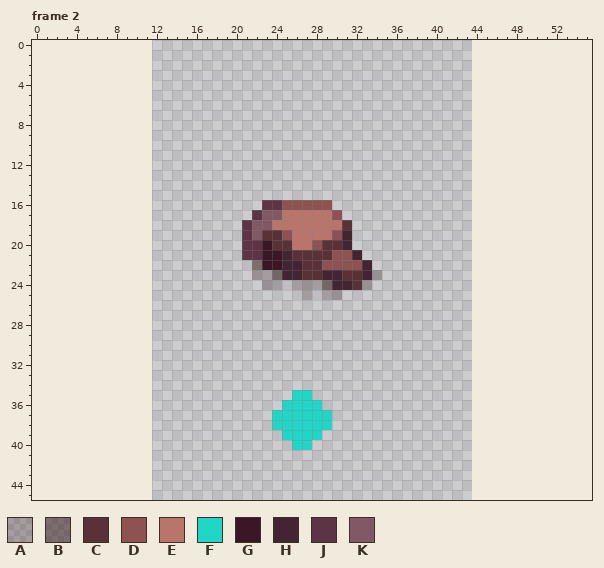
Edited in one commit: pixel-art file (assets/Uniques/AnimateRock.ase). Above is the file before it was changed.
32x48 pixels, 11 frames. Shown: frame 2. The old version is drawn lined up with the new one, on the new canvas. The commit also changed other frames, which this record leaves out.
Palette (. is transparent): A #1e00003c  B #20000078  C #5b3138  D #8e5252  E #ba756a  F #20d6c7  G #3b1725  H #422433  J #5d3445  K #815965
Once edited:
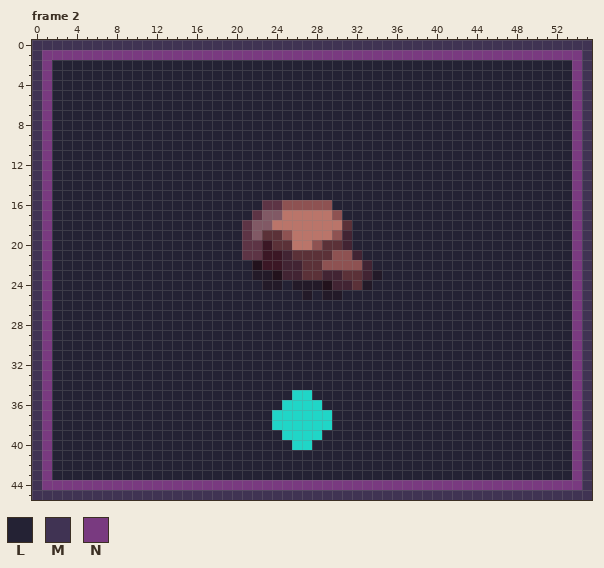
Colours new in this view: L #242234  M #403353  N #793a80
The commit says: Adds more animateable tree/rock files. Adds dual-build (web/desktop).
From old to new:
canvas 32x48 -> 56x46, the old top-left corner now at 12,0 (the part of the old canvas that was cut away was empty and is not shown)
colour A: #1e00003c -> #231a28
colour B: #20000078 -> #22121c
Frame 2:
y 0: x 0..55 ........................................................ -> MMMMMMMMMMMMMMMMMMMMMMMMMMMMMMMMMMMMMMMMMMMMMMMMMMMMMMMM
y 1: x 0..55 ........................................................ -> MNNNNNNNNNNNNNNNNNNNNNNNNNNNNNNNNNNNNNNNNNNNNNNNNNNNNNNM
y 2..15: x 0..55 ........................................................ -> MNLLLLLLLLLLLLLLLLLLLLLLLLLLLLLLLLLLLLLLLLLLLLLLLLLLLLNM
y 16: x 0..22 ....................... -> MNLLLLLLLLLLLLLLLLLLLLL; x 30..55 .......................... -> LLLLLLLLLLLLLLLLLLLLLLLLNM
y 17: x 0..21 ...................... -> MNLLLLLLLLLLLLLLLLLLLL; x 31..55 ......................... -> LLLLLLLLLLLLLLLLLLLLLLLNM
y 18..20: x 0..20 ..................... -> MNLLLLLLLLLLLLLLLLLLL; x 32..55 ........................ -> LLLLLLLLLLLLLLLLLLLLLLNM
y 21: x 0..20 ..................... -> MNLLLLLLLLLLLLLLLLLLL; x 33..55 ....................... -> LLLLLLLLLLLLLLLLLLLLLNM
y 22: x 0..21 ...................... -> MNLLLLLLLLLLLLLLLLLLLL; x 34..55 ...................... -> LLLLLLLLLLLLLLLLLLLLNM
y 23: x 0..21 ...................... -> MNLLLLLLLLLLLLLLLLLLLL; x 35..55 ..................... -> LLLLLLLLLLLLLLLLLLLNM
y 24: x 0..22 ....................... -> MNLLLLLLLLLLLLLLLLLLLLL; x 25 . -> L; x 34..55 ...................... -> LLLLLLLLLLLLLLLLLLLLNM
y 25: x 0..26 ........................... -> MNLLLLLLLLLLLLLLLLLLLLLLLLL; x 28 . -> L; x 31..55 ......................... -> LLLLLLLLLLLLLLLLLLLLLLLNM
y 26..34: x 0..55 ........................................................ -> MNLLLLLLLLLLLLLLLLLLLLLLLLLLLLLLLLLLLLLLLLLLLLLLLLLLLLNM
y 35: x 0..25 .......................... -> MNLLLLLLLLLLLLLLLLLLLLLLLL; x 28..55 ............................ -> LLLLLLLLLLLLLLLLLLLLLLLLLLNM
y 36: x 0..24 ......................... -> MNLLLLLLLLLLLLLLLLLLLLLLL; x 29..55 ........................... -> LLLLLLLLLLLLLLLLLLLLLLLLLNM
y 37..38: x 0..23 ........................ -> MNLLLLLLLLLLLLLLLLLLLLLL; x 30..55 .......................... -> LLLLLLLLLLLLLLLLLLLLLLLLNM
y 39: x 0..24 ......................... -> MNLLLLLLLLLLLLLLLLLLLLLLL; x 29..55 ........................... -> LLLLLLLLLLLLLLLLLLLLLLLLLNM
y 40: x 0..25 .......................... -> MNLLLLLLLLLLLLLLLLLLLLLLLL; x 28..55 ............................ -> LLLLLLLLLLLLLLLLLLLLLLLLLLNM
y 41..43: x 0..55 ........................................................ -> MNLLLLLLLLLLLLLLLLLLLLLLLLLLLLLLLLLLLLLLLLLLLLLLLLLLLLNM
y 44: x 0..55 ........................................................ -> MNNNNNNNNNNNNNNNNNNNNNNNNNNNNNNNNNNNNNNNNNNNNNNNNNNNNNNM
y 45: x 0..55 ........................................................ -> MMMMMMMMMMMMMMMMMMMMMMMMMMMMMMMMMMMMMMMMMMMMMMMMMMMMMMMM
